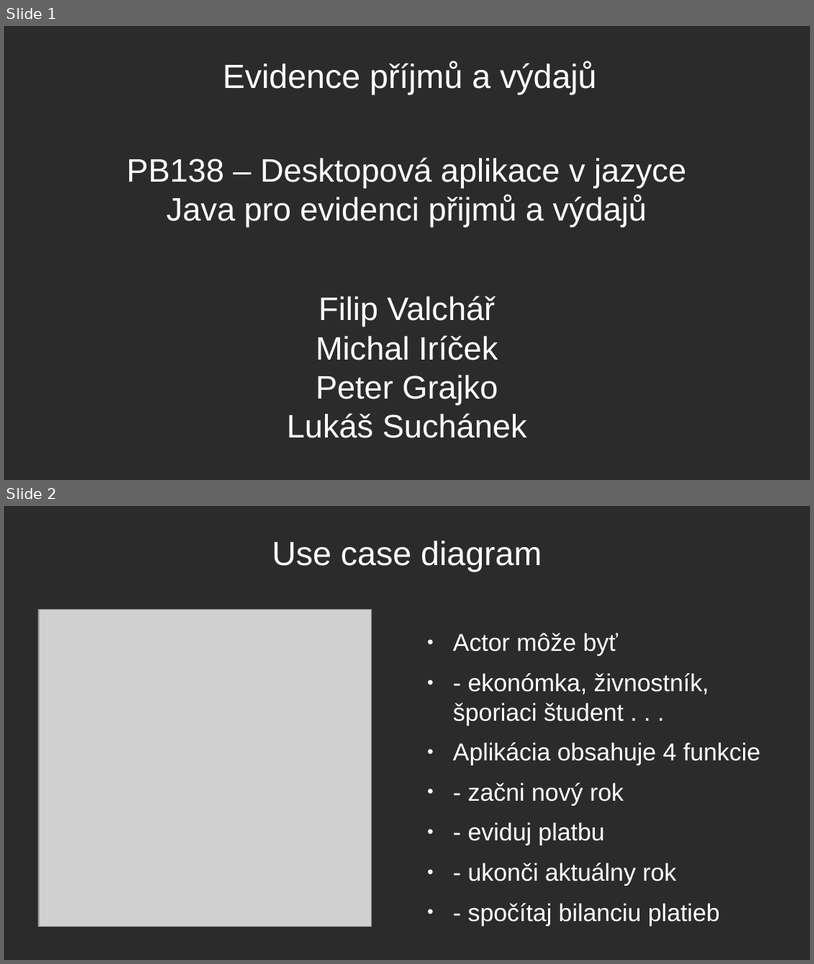
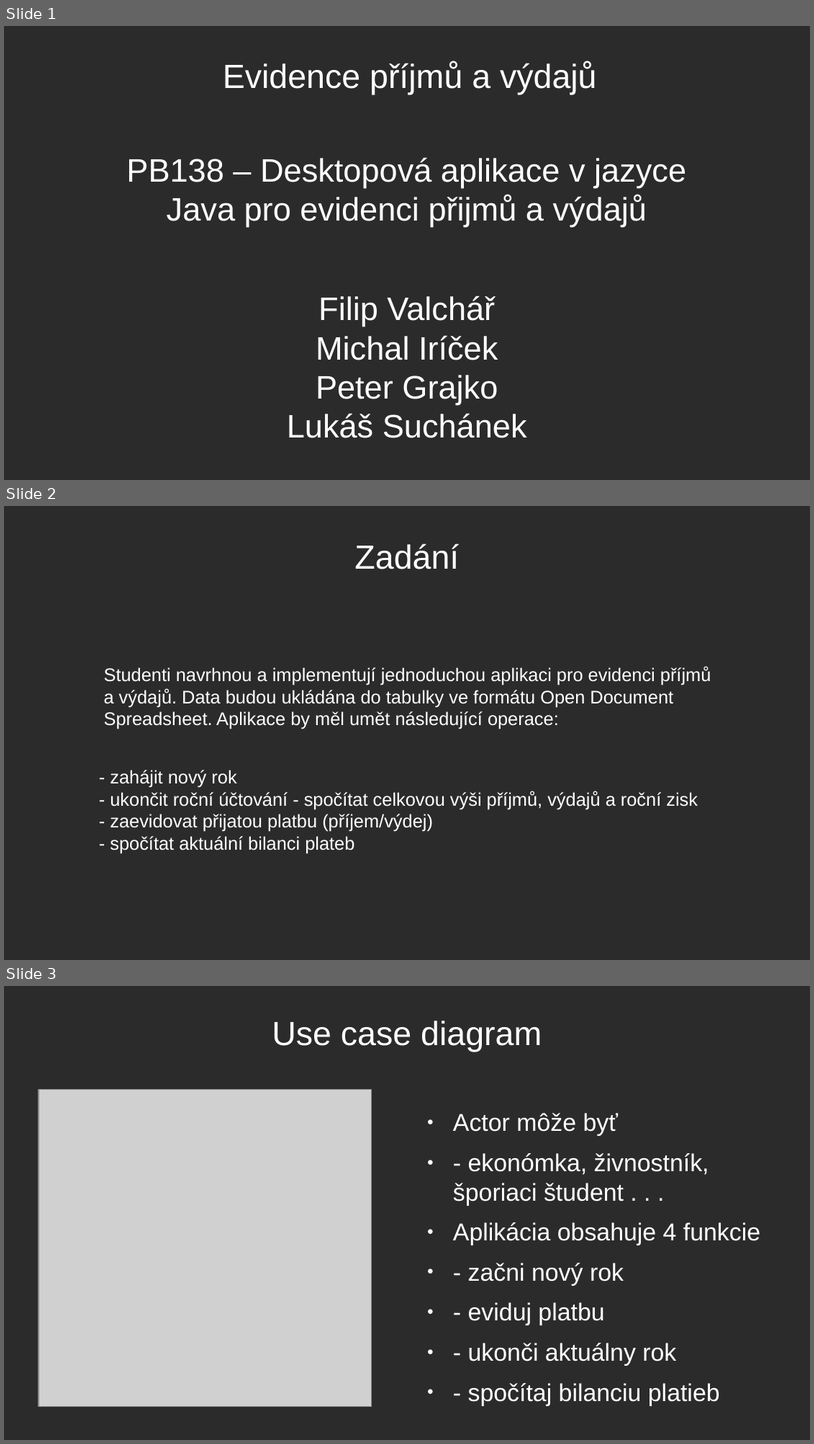
Before and after one commit to XuuRee/apk-AccountG, a slide deck: Evidence_prijmu_a_vydaju/Obhajoba_prezentace.odp. Shown one above the other, each under a label of ours: slides 1 and 2 before the commit, slides 1, 2 and 3 after it. The pictures are 814x964 and 814x1444 pixels, drawn with LibreOffice and Linux fonts; fonts in the diff are those of the drawing; grey boxes stand for pictures; background and template pictures are left out; a plain dark background stands for a picture behind light text. Boxes give left, top, right and bottom in pixels: in the first picture for what was removed or moved away, otherwise in the second. Text is boxed around its words. In the diff, an @@ line names an element or a change of style, - is before the commit and + after.

```diff
--- a/Evidence_prijmu_a_vydaju/Obhajoba_prezentace.odp
+++ b/Evidence_prijmu_a_vydaju/Obhajoba_prezentace.odp
@@ slide 2 added at <box>4,506,810,960</box>, background picture (left out) @@
@@ title added at <box>355,543,459,569</box>, 33 pt, text #FFFFFF @@
+Zadání
@@ text added at <box>104,667,712,729</box>, 18 pt, text #FFFFFF @@
+Studenti navrhnou a implementují jednoduchou aplikaci pro evidenci příjmů a výdajů. Data budou ukládána do tabulky ve formátu Open Document Spreadsheet. Aplikace by měl umět následující operace:
@@ text added at <box>110,770,698,853</box>, 18 pt, text #FFFFFF @@
+- zahájit nový rok
+- ukončit roční účtování - spočítat celkovou výši příjmů, výdajů a roční zisk
+- zaevidovat přijatou platbu (příjem/výdej)
+- spočítat aktuální bilanci plateb
@@ what was slide 2 is now slide 3 @@
```
Also in this commit, not shown: 4 slides changed, 2 other slides added, 34 other files.
